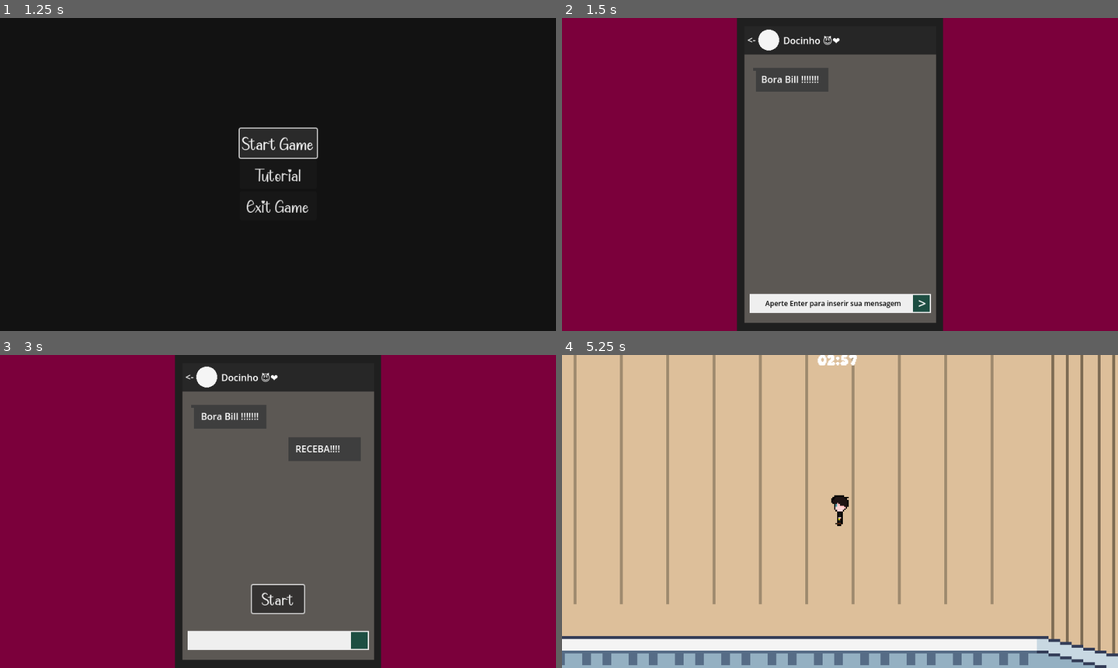
Above: before the commit, frames 1-4 (two rows, left to right).
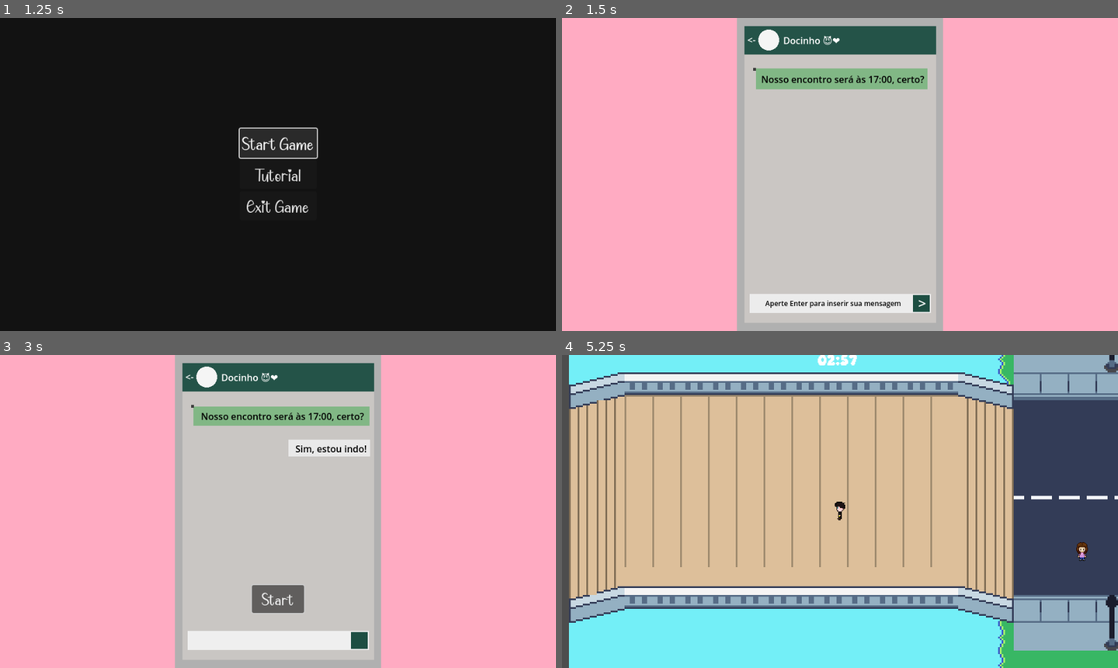
Above: after the commit, the same moments.

Repository: GabrFelps/Date-Against-Time-game
Game: Godot game, scene res://Scenes/Menu_Inicial.tscn
The game is run twice, just before and just after one commit, with the same random seed, the same clock (stepped at 60 frames per second) and the same inputs.
Inputs (mouse positions are in pixels of both pictures, inside the frame that each line leads up to):
- Up to frame 1 (1.25 s): click "Start Game" at 0.5 s
- Up to frame 2 (1.5 s): click "Start Game" at 1.25 s
- Up to frame 3 (3 s): tap Enter (ui_accept) at 2, 2.85 s; move the mouse to (400, 495) at 2.02 s; hold D (right) 2.03-2.78 s; hold Enter (ui_accept) 2.03-2.78 s; move the mouse to (166, 527) at 2.77 s; hold S (down) from 2.78 s (still down)
- Up to frame 4 (5.25 s): tap Enter (ui_accept) at 3.02, 3.32, 4.35, 4.52, 4.82 s; move the mouse to (840, 511) at 3.52 s; release S (down) at 3.53 s; hold D (right) 3.53-4.28 s; hold Enter (ui_accept) 3.53-4.28 s; move the mouse to (812, 574) at 4.27 s; hold W (up) 4.28-5.03 s; move the mouse to (1006, 558) at 5.02 s; hold A (left) from 5.03 s (still down); hold Enter (ui_accept) from 5.03 s (still down)

Frame 1 is identical in both runs. In frame 2, 98% of the frame differs, in the area x 0-100%, y 0-100%; in frame 3, 97%; in frame 4, 60%.

Commit message:
add: bate papo incrementado

Diff:
--- a/Scenes/bate_papo_1.tscn
+++ b/Scenes/bate_papo_1.tscn
@@ -14,7 +14,7 @@
 anchor_bottom = 1.0
 grow_horizontal = 2
 grow_vertical = 2
-color = Color(0.481322, 0, 0.233156, 1)
+color = Color(1, 0.67053, 0.760825, 1)
 
 [node name="ColorRect2" type="ColorRect" parent="Interface"]
 anchors_preset = 8
@@ -28,7 +28,7 @@
 offset_bottom = 270.0
 grow_horizontal = 2
 grow_vertical = 2
-color = Color(0.122252, 0.122252, 0.122252, 1)
+color = Color(0.691357, 0.691357, 0.691357, 1)
 
 [node name="ColorRect3" type="ColorRect" parent="Interface"]
 anchors_preset = 8
@@ -42,7 +42,7 @@
 offset_bottom = 256.0
 grow_horizontal = 2
 grow_vertical = 2
-color = Color(0.359786, 0.345619, 0.329263, 1)
+color = Color(0.790078, 0.777378, 0.762764, 1)
 
 [node name="ColorRect4" type="ColorRect" parent="Interface"]
 anchors_preset = 5
@@ -53,7 +53,7 @@
 offset_right = 166.0
 offset_bottom = 63.0
 grow_horizontal = 2
-color = Color(0.151276, 0.151276, 0.151276, 1)
+color = Color(0.113725, 0.305882, 0.258824, 0.956863)
 
 [node name="ColorRect5" type="ColorRect" parent="Interface"]
 anchors_preset = 7
@@ -67,7 +67,7 @@
 offset_bottom = -31.0
 grow_horizontal = 2
 grow_vertical = 0
-color = Color(0.93845, 0.93845, 0.93845, 1)
+color = Color(0.925353, 0.925353, 0.925353, 1)
 
 [node name="ColorRect6" type="ColorRect" parent="Interface"]
 anchors_preset = 7
@@ -88,11 +88,11 @@
 anchor_left = 0.5
 anchor_right = 0.5
 offset_left = -145.0
-offset_top = 86.0
-offset_right = -20.0
-offset_bottom = 127.0
+offset_top = 87.0
+offset_right = 151.0
+offset_bottom = 123.0
 grow_horizontal = 2
-color = Color(0.244776, 0.244776, 0.244776, 1)
+color = Color(0.5046, 0.717274, 0.520155, 1)
 
 [node name="ColorRect8" type="ColorRect" parent="Interface"]
 anchors_preset = 5
@@ -136,7 +136,8 @@
 offset_top = 94.0
 offset_right = 444.0
 offset_bottom = 117.0
-text = "Bora Bill !!!!!!!"
+theme_override_colors/font_color = Color(0, 0, 0, 1)
+text = "Nosso encontro será às 17:00, certo?"
 
 [node name="Label4" type="Label" parent="Texts"]
 anchors_preset = 7
--- a/Scenes/bate_papo_2.tscn
+++ b/Scenes/bate_papo_2.tscn
@@ -15,7 +15,7 @@
 anchor_bottom = 1.0
 grow_horizontal = 2
 grow_vertical = 2
-color = Color(0.482353, 0, 0.231373, 1)
+color = Color(1, 0.670588, 0.760784, 1)
 
 [node name="ColorRect2" type="ColorRect" parent="Interface2"]
 anchors_preset = 8
@@ -29,7 +29,7 @@
 offset_bottom = 270.0
 grow_horizontal = 2
 grow_vertical = 2
-color = Color(0.121569, 0.121569, 0.121569, 1)
+color = Color(0.690196, 0.690196, 0.690196, 1)
 
 [node name="ColorRect3" type="ColorRect" parent="Interface2"]
 anchors_preset = 8
@@ -43,7 +43,7 @@
 offset_bottom = 256.0
 grow_horizontal = 2
 grow_vertical = 2
-color = Color(0.360784, 0.345098, 0.329412, 1)
+color = Color(0.788235, 0.776471, 0.764706, 1)
 
 [node name="ColorRect4" type="ColorRect" parent="Interface2"]
 anchors_preset = 5
@@ -54,7 +54,7 @@
 offset_right = 166.0
 offset_bottom = 63.0
 grow_horizontal = 2
-color = Color(0.152941, 0.152941, 0.152941, 1)
+color = Color(0.113725, 0.305882, 0.258824, 0.956863)
 
 [node name="ColorRect5" type="ColorRect" parent="Interface2"]
 anchors_preset = 7
@@ -85,18 +85,18 @@
 color = Color(0.113725, 0.305882, 0.258824, 1)
 
 [node name="ColorRect7" type="ColorRect" parent="Interface2"]
-offset_left = 335.0
-offset_top = 86.0
-offset_right = 460.0
-offset_bottom = 127.0
-color = Color(0.243137, 0.243137, 0.243137, 1)
+offset_left = 334.0
+offset_top = 89.0
+offset_right = 638.0
+offset_bottom = 122.0
+color = Color(0.505882, 0.717647, 0.521569, 1)
 
 [node name="ColorRect9" type="ColorRect" parent="Interface2"]
 offset_left = 498.0
-offset_top = 142.0
-offset_right = 623.0
-offset_bottom = 183.0
-color = Color(0.243137, 0.243137, 0.243137, 1)
+offset_top = 146.0
+offset_right = 639.0
+offset_bottom = 175.0
+color = Color(0.912289, 0.912289, 0.912289, 1)
 
 [node name="ColorRect8" type="ColorRect" parent="Interface2"]
 offset_left = 330.0
@@ -135,14 +135,16 @@
 offset_top = 94.0
 offset_right = 447.0
 offset_bottom = 117.0
-text = "Bora Bill !!!!!!!"
+theme_override_colors/font_color = Color(0, 0, 0, 1)
+text = "Nosso encontro será às 17:00, certo?"
 
 [node name="Label4" type="Label" parent="Texts2"]
 offset_left = 510.0
 offset_top = 150.0
 offset_right = 588.0
 offset_bottom = 173.0
-text = "RECEBA!!!!"
+theme_override_colors/font_color = Color(0, 0, 0, 1)
+text = "Sim, estou indo!"
 
 [node name="Start_Button" type="Button" parent="."]
 anchors_preset = 7
--- a/Scenes/enemy_spawner.tscn
+++ b/Scenes/enemy_spawner.tscn
@@ -7,14 +7,30 @@
 [sub_resource type="Resource" id="Resource_w3skl"]
 script = ExtResource("3_imly8")
 time_start = 1
-time_end = 60
+time_end = 20
 enemy = ExtResource("2_v2yvw")
 enemy_num = 1
 enemy_spawn_delay = 1
 
+[sub_resource type="Resource" id="Resource_hdfyk"]
+script = ExtResource("3_imly8")
+time_start = 20
+time_end = 45
+enemy = ExtResource("2_v2yvw")
+enemy_num = 2
+enemy_spawn_delay = 1
+
+[sub_resource type="Resource" id="Resource_03goc"]
+script = ExtResource("3_imly8")
+time_start = 46
+time_end = 60
+enemy = ExtResource("2_v2yvw")
+enemy_num = 3
+enemy_spawn_delay = 2
+
 [node name="MensagemSpawner" type="Node2D"]
 script = ExtResource("1_cha4m")
-spawns = Array[ExtResource("3_imly8")]([SubResource("Resource_w3skl")])
+spawns = Array[ExtResource("3_imly8")]([SubResource("Resource_w3skl"), SubResource("Resource_hdfyk"), SubResource("Resource_03goc")])
 
 [node name="Timer" type="Timer" parent="."]
 autostart = true
--- a/Scenes/mensagem_1.tscn
+++ b/Scenes/mensagem_1.tscn
@@ -1,7 +1,6 @@
-[gd_scene load_steps=4 format=3 uid="uid://qdoeg4xoxs37"]
+[gd_scene load_steps=3 format=3 uid="uid://qdoeg4xoxs37"]
 
 [ext_resource type="Script" path="res://Scripts/mensagem_1.gd" id="1_v3ntq"]
-[ext_resource type="FontFile" uid="uid://cus5tv4wylsi3" path="res://Assets/Valentine Cute.ttf" id="1_ytign"]
 
 [sub_resource type="RectangleShape2D" id="RectangleShape2D_ltxle"]
 size = Vector2(25, 14)
@@ -23,15 +22,14 @@
 anchor_top = 0.5
 anchor_right = 0.5
 anchor_bottom = 0.5
-offset_left = -34.0
-offset_top = -12.0
-offset_right = 108.0
-offset_bottom = 28.0
+offset_left = -24.0
+offset_top = -10.0
+offset_right = 106.0
+offset_bottom = 26.0
 grow_horizontal = 2
 grow_vertical = 2
 scale = Vector2(0.5, 0.5)
-theme_override_fonts/font = ExtResource("1_ytign")
-theme_override_font_sizes/font_size = 16
+theme_override_font_sizes/font_size = 8
 text = "cuzin"
 horizontal_alignment = 1
 vertical_alignment = 1
--- a/Scenes/player.tscn
+++ b/Scenes/player.tscn
@@ -159,7 +159,7 @@
 shape = SubResource("RectangleShape2D_ino7v")
 
 [node name="Camera2D" type="Camera2D" parent="."]
-zoom = Vector2(5, 5)
+zoom = Vector2(3, 3)
 
 [node name="Hurt_Box" parent="." instance=ExtResource("7_naive")]
 collision_mask = 4
--- a/Scripts/TimerDate.gd
+++ b/Scripts/TimerDate.gd
@@ -12,7 +12,7 @@
 
 func _process(_delta):
 	if minutes == 0 and seconds == 0:
-		Global.transition_to_scene("main_menu")
+		Global.transition_to_scene("game_over")
 
 
 
--- a/Scripts/mensagem_1.gd
+++ b/Scripts/mensagem_1.gd
@@ -5,13 +5,13 @@
 
 
 var database_message : Dictionary = {
-	1 : "cuzin",
-	2 : "pauzin",
-	3 : "brusquetinha",
-	4 : "blackhole games"
+	1 : "Já está vindo?",
+	2 : "Que demora é essa??",
+	3 : "Cadê você???",
+	4 : "Vai me deixar esperando mesmo??"
 }
 
-@export var SPEED = 50.0
+@export var SPEED = 48.0
 @export var DAMAGE = 100.0
 @onready var player = get_tree().get_first_node_in_group("Player")
 @onready var sprite = $Sprite2D
Not shown: 1 places in Scenes/enemy_spawner.tscn that only renumber resources
